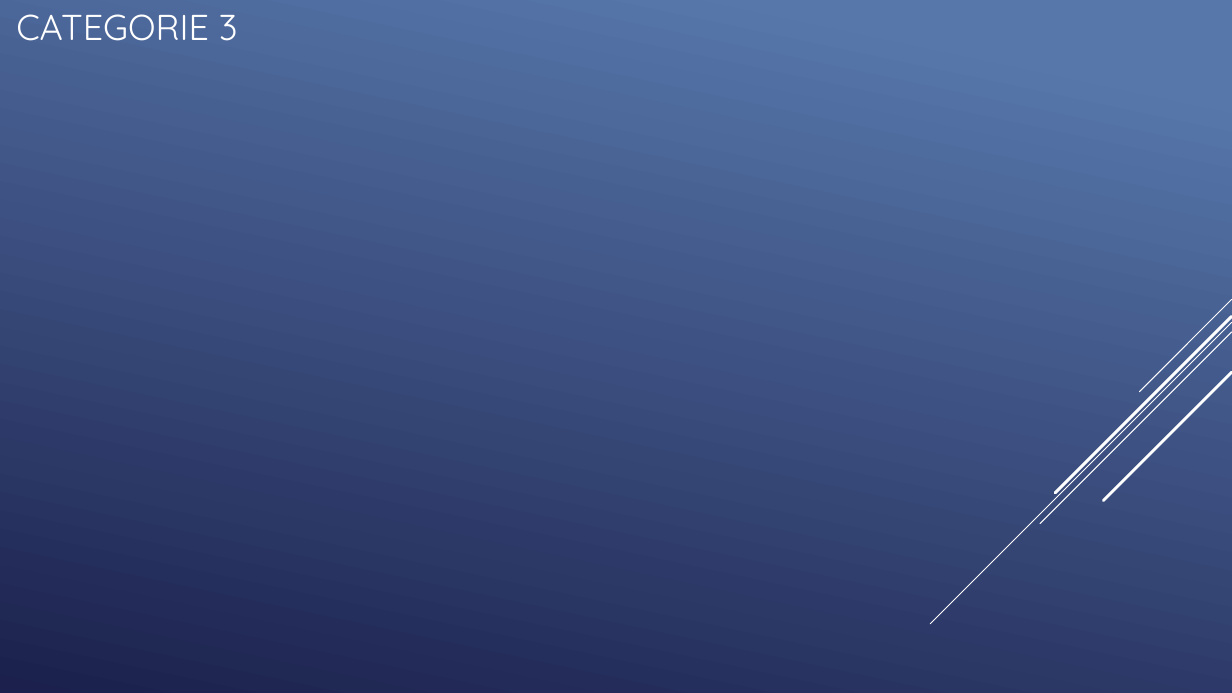
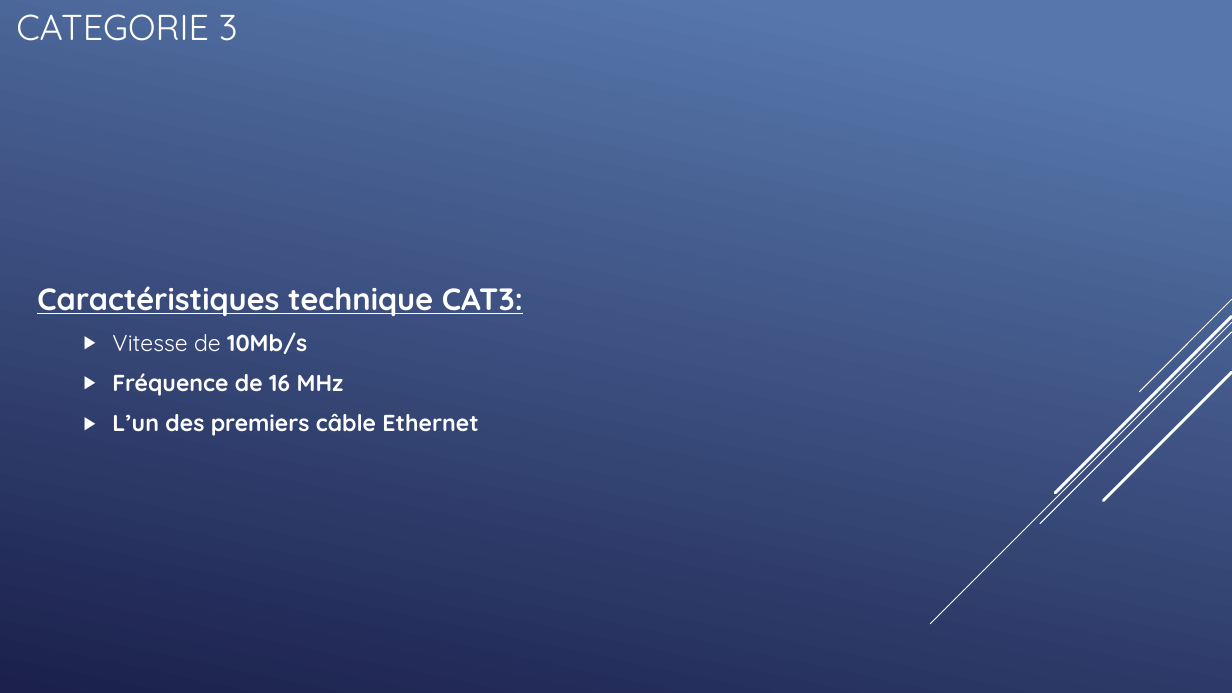
Before and after one commit to QuentinKrg/M214-Ethernet, a slide deck: slide 12 of Module 214 - Fabrication_Ethernet.pptx. Drawn at 1232x693 pixels with LibreOffice and Linux fonts; fonts in the diff are those of the drawing. Boxes give left, top, right and bottom in pixels: in the first picture for what was removed or moved away, otherwise in the second. Text is boxed around its words. In the diff, an @@ line names an element or a change of style, - is before the commit and + after.

```diff
--- a/Module 214 - Fabrication_Ethernet.pptx
+++ b/Module 214 - Fabrication_Ethernet.pptx
@@ text added at <box>37,286,523,436</box>, 18 pt, text #FFFFFF, bold @@
+Caractéristiques technique CAT3:
+  ▶ Vitesse de 10Mb/s
+  ▶ Fréquence de 16 MHz
+  ▶ L’un des premiers câble Ethernet
```
Also in this commit, not shown: 4 other slides changed, 1 slide removed.
